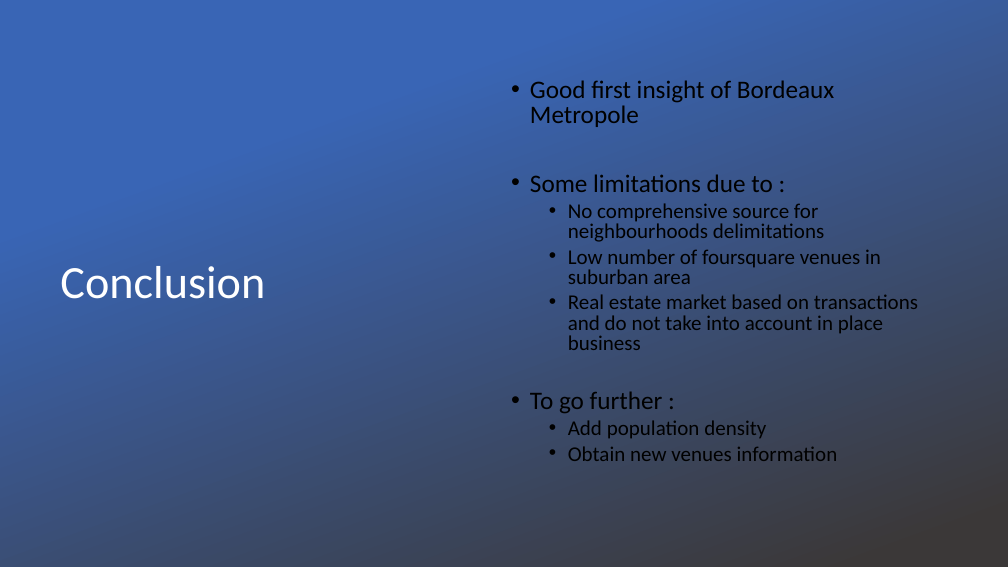
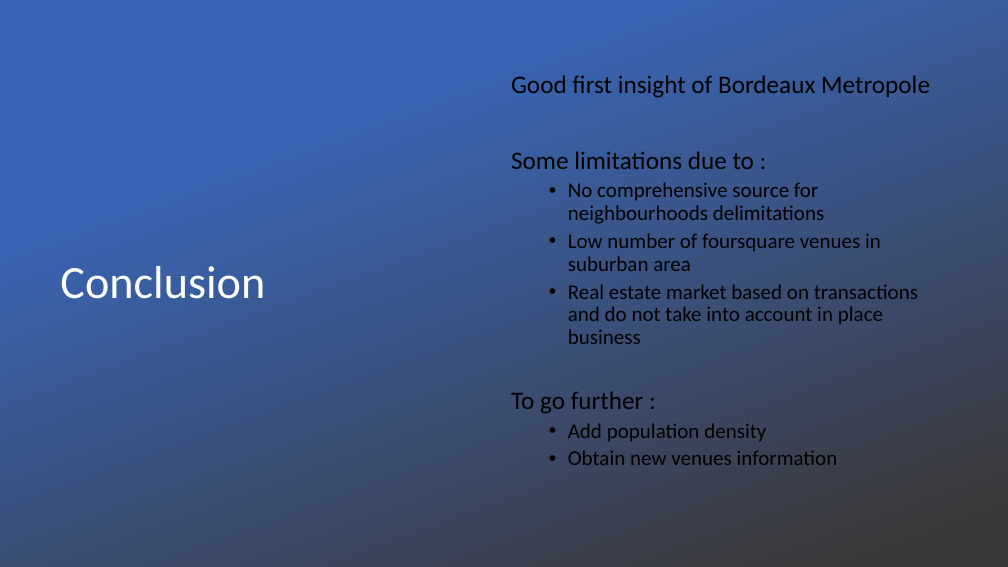
Before and after one commit to PierreBeylard/Coursera_Capstone, a slide deck: slide 10 of CapStoneProject.pptx. Drawn at 1008x567 pixels with LibreOffice and Linux fonts; fonts in the diff are those of the drawing; background and template pictures are left out. Boxes give left, top, right and bottom in pixels: in the first picture for what was removed or moved away, otherwise in the second. Text is boxed around its words. In the diff, an @@ line names an element or a change of style, - is before the commit and + after.

```diff
--- a/CapStoneProject.pptx
+++ b/CapStoneProject.pptx
@@ text "Good first insight of Bordeaux ..." at box(511, 75, 930, 465): bullet • to none; line spacing 0.8 to 0.9 @@
```
Also in this commit, not shown: 4 other slides changed, 5 slides removed.
